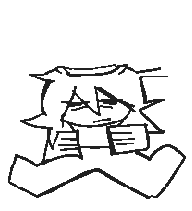
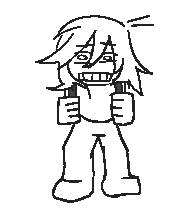
Comparing the layer stacks of the two 192 × 211 images. Changes:
hid "dodge", painted on it over [8, 15, 186, 203]
added layer "end" above "usual" over [8, 15, 186, 192]
